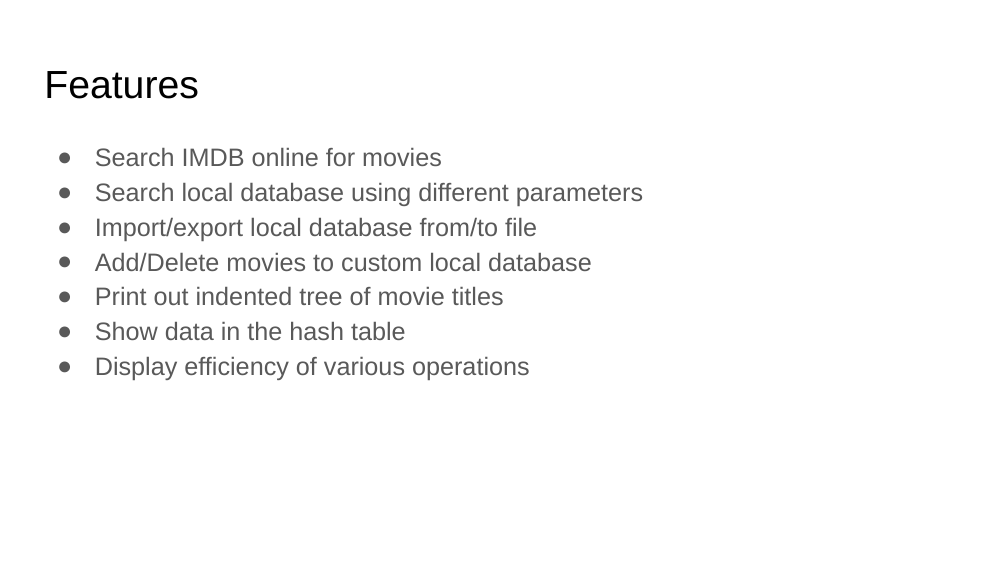
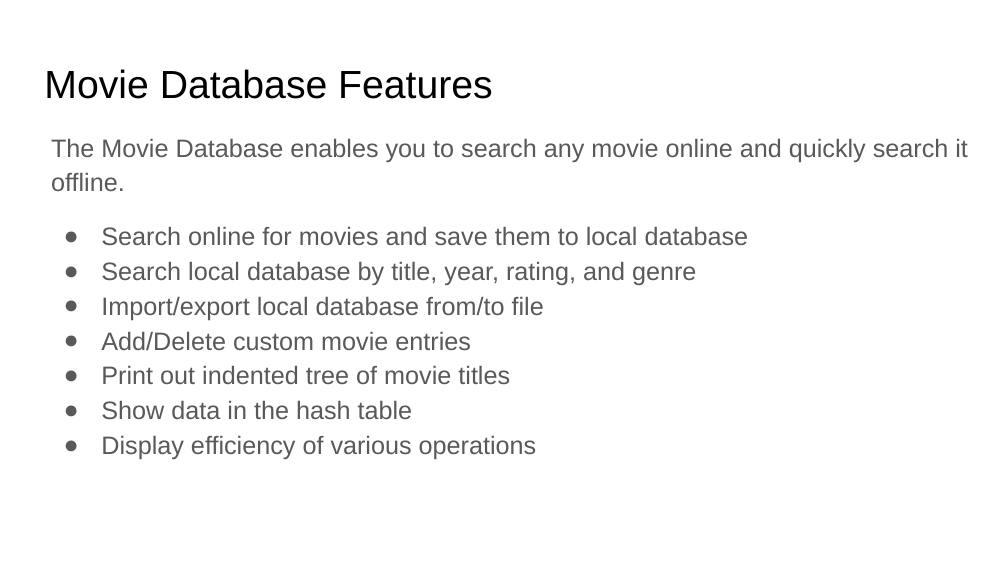
Before and after one commit to CIS22CGroup/CIS_22C_Final_Project_Movie_Database, a slide deck: slide 2 of Team_BL_AT_MW_AM/presentation/CIS22C Movie Database.pptx (slide 3 before the commit). Drawn at 1008x567 pixels with LibreOffice and Linux fonts; fonts in the diff are those of the drawing. Boxes give left, top, right and bottom in pixels: in the first picture for what was removed or moved away, otherwise in the second. Text is boxed around its words. In the diff, an @@ line names an element or a change of style, - is before the commit and + after.

```diff
--- a/Team_BL_AT_MW_AM/presentation/CIS22C Movie Database.pptx
+++ b/Team_BL_AT_MW_AM/presentation/CIS22C Movie Database.pptx
@@ title at bbox=[44, 69, 493, 99]: text changed @@
-Features
+Movie Database Features
@@ text added at bbox=[51, 138, 968, 191], 18 pt, text #595959 @@
+The Movie Database enables you to search any movie online and quickly search it offline.
@@ text "Search online for movies and ...": place and size @@
-text "Search online for movies and ..." at bbox=[95, 147, 643, 380]
+text "Search online for movies and ..." at bbox=[101, 226, 749, 459]
@@ text at bbox=[101, 226, 749, 285]: text changed @@
-● Search IMDB online for movies
-● Search local database using different parameters
+● Search online for movies and save them to local database
+● Search local database by title, year, rating, and genre
@@ text at bbox=[101, 331, 471, 351]: text changed @@
-● Add/Delete movies to custom local database
+● Add/Delete custom movie entries
```
Also in this commit, not shown: 2 other slides changed, 3 slides added, 3 slides removed, 8 other files.
